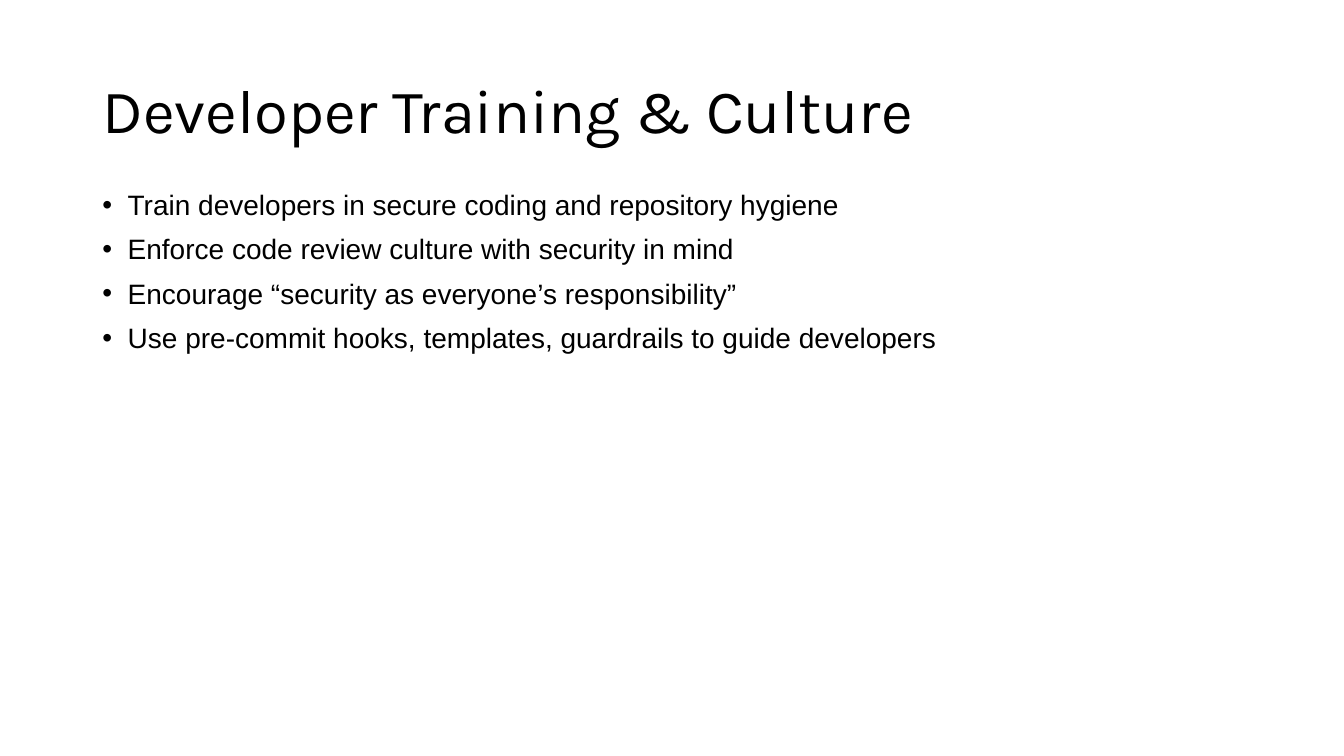
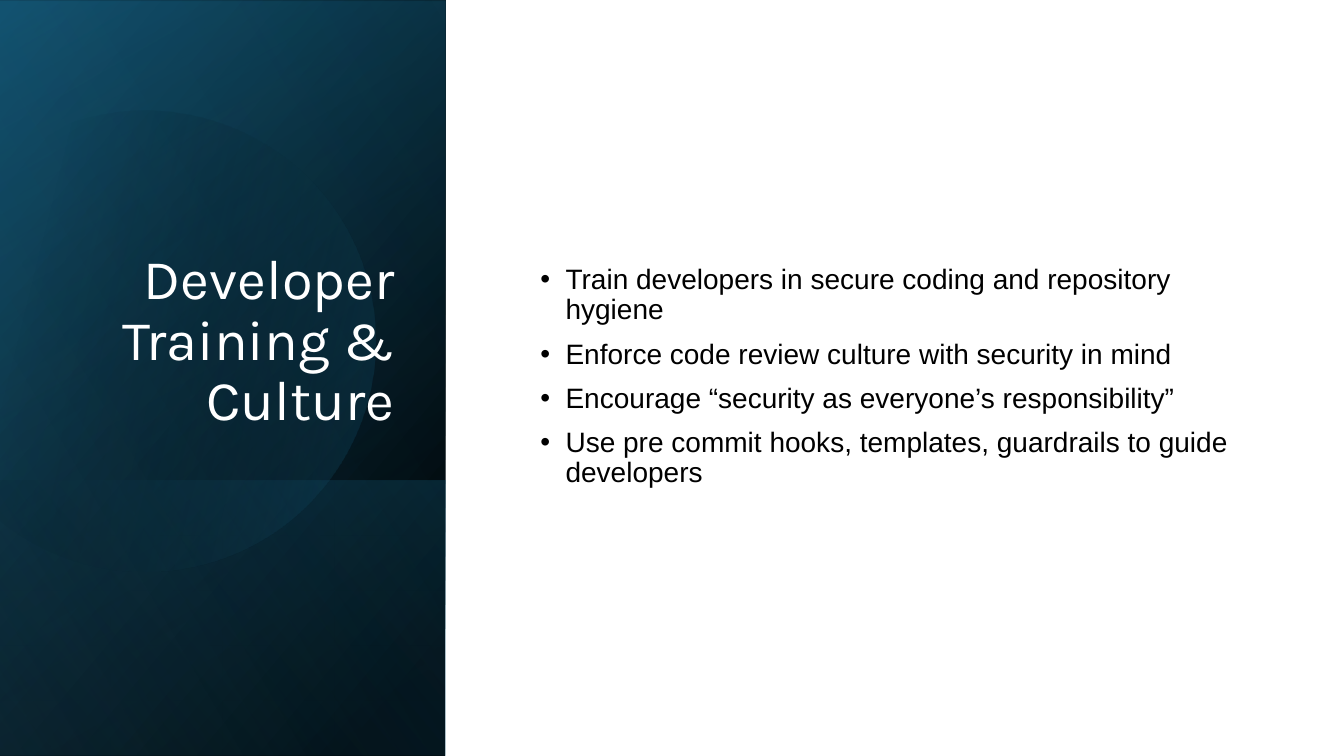
Before and after one commit to jacobwachenbach/csd-380, a slide deck: slide 9 of module-11/Achenbach-module11-csd-380.pptx. Drawn at 1344x756 pixels with LibreOffice and Linux fonts; fonts in the diff are those of the drawing. Boxes give left, top, right and bottom in pixels: in the first picture for what was removed or moved away, otherwise in the second. Text is boxed around its words. In the diff, an @@ line names an element or a change of style, - is before the commit and + after.

```diff
--- a/module-11/Achenbach-module11-csd-380.pptx
+++ b/module-11/Achenbach-module11-csd-380.pptx
@@ rectangle added at <box>0,0,1344,756</box>, fill #FFFFFF @@
@@ rectangle added at <box>0,0,446,756</box>, fill gradient #000000 to #104862 @@
@@ rectangle added at <box>0,1,446,756</box>, fill gradient #000000 to #156082 @@
@@ rectangle added at <box>0,0,446,755</box>, fill gradient #000000 to #46B1E1 @@
@@ freeform shape added at <box>0,56,431,618</box>, fill gradient #000000 to #156082 @@
@@ title "Developer Training & Culture": place and size @@
-title "Developer Training & Culture" at <box>102,90,913,148</box>
+title "Developer Training & Culture" at <box>122,260,395,421</box>
@@ title "Developer Training & Culture" at <box>122,260,395,421</box>: size 44 to 40 pt, text colour #000000 to #FFFFFF; alignment left to right; vertical alignment middle to bottom @@
@@ text "Train developers in secure coding ...": place and size @@
-text "Train developers in secure coding ..." at <box>128,194,936,353</box>
+text "Train developers in secure coding ..." at <box>566,268,1228,488</box>
@@ text "Train developers in secure coding ..." at <box>566,268,1228,488</box>: vertical alignment top to middle @@
@@ text at <box>566,431,1228,488</box>: text changed @@
-• Use pre-commit hooks, templates, guardrails to guide developers
+• Use pre commit hooks, templates, guardrails to guide developers
@@ rectangle added at <box>0,480,446,756</box>, fill gradient #156082 to #000000 @@
```
Also in this commit, not shown: 10 other slides changed.
